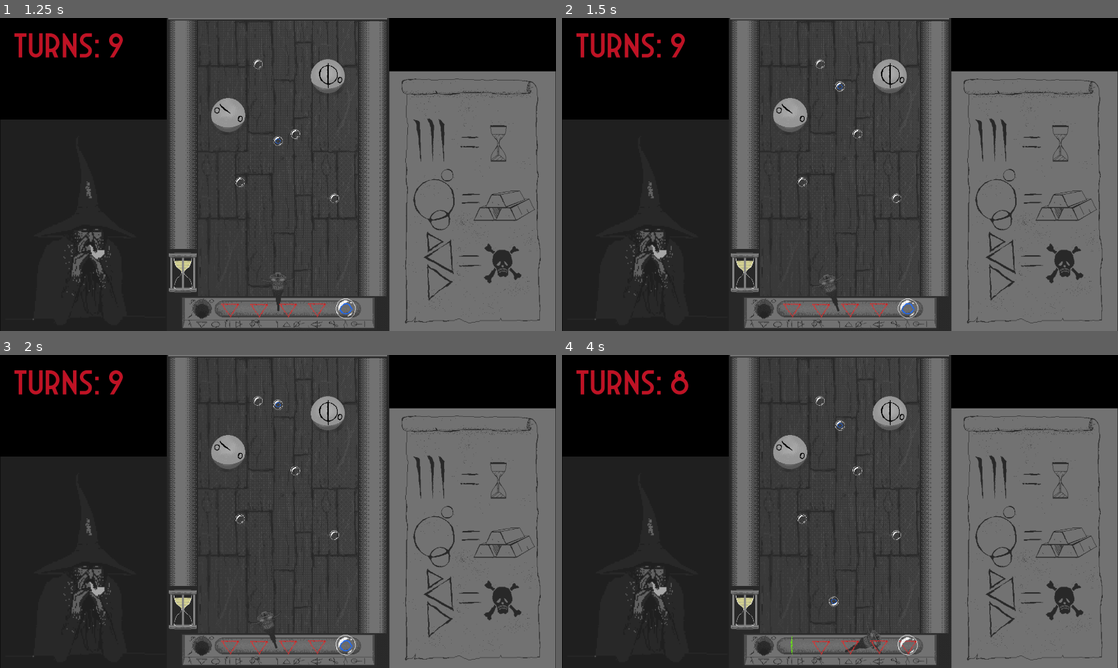
Above: before the commit, frames 1-4 (two rows, left to right).
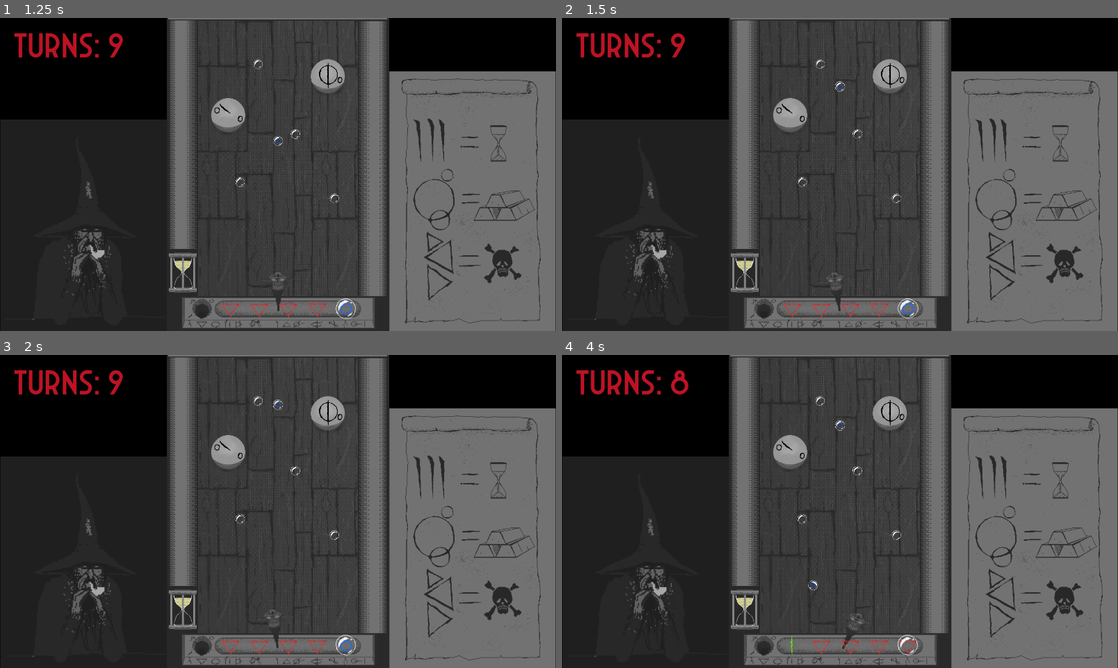
Above: after the commit, the same moments.

Repository: colton-o/bubblemancer
Game: Godot game, scene res://Levels/Stage_1.tscn
The game is run twice, just before and just after one commit, with the same random seed, the same clock (stepped at 60 frames per second) and the same inputs.
Inputs (mouse positions are in pixels of both pictures, inside the frame that each line leads up to):
- Up to frame 1 (1.25 s): move the mouse to (400, 158) at 0.52 s; click (400, 158) at 0.6 s
- Up to frame 2 (1.5 s): move the mouse to (728, 190) at 1.27 s; tap A (x_rot_neg) at 1.35 s
- Up to frame 3 (2 s): no input
- Up to frame 4 (4 s): move the mouse to (895, 442) at 2.02 s; hold D (x_rot_pos) 2.03-2.78 s; move the mouse to (812, 574) at 2.77 s; click (812, 574) at 2.85 s; move the mouse to (1006, 558) at 3.52 s; hold A (x_rot_neg) from 3.53 s (still down)

Frame 1 is identical in both runs. In frame 2, 0.1% of the frame differs, in the area x 45-51%, y 81-94%; in frame 3, 0.1%; in frame 4, 0.3%, in the area x 44-58%, y 72-95%.

Commit message:
Update gun.gd

Diff:
--- a/Scripts/gun.gd
+++ b/Scripts/gun.gd
@@ -1,6 +1,6 @@
 extends Node2D
 
-var rot = 5
+var rot = 2
 var turns = 10
 @export var ORB : PackedScene
 @export var shoot_fx : Array[AudioStream]
